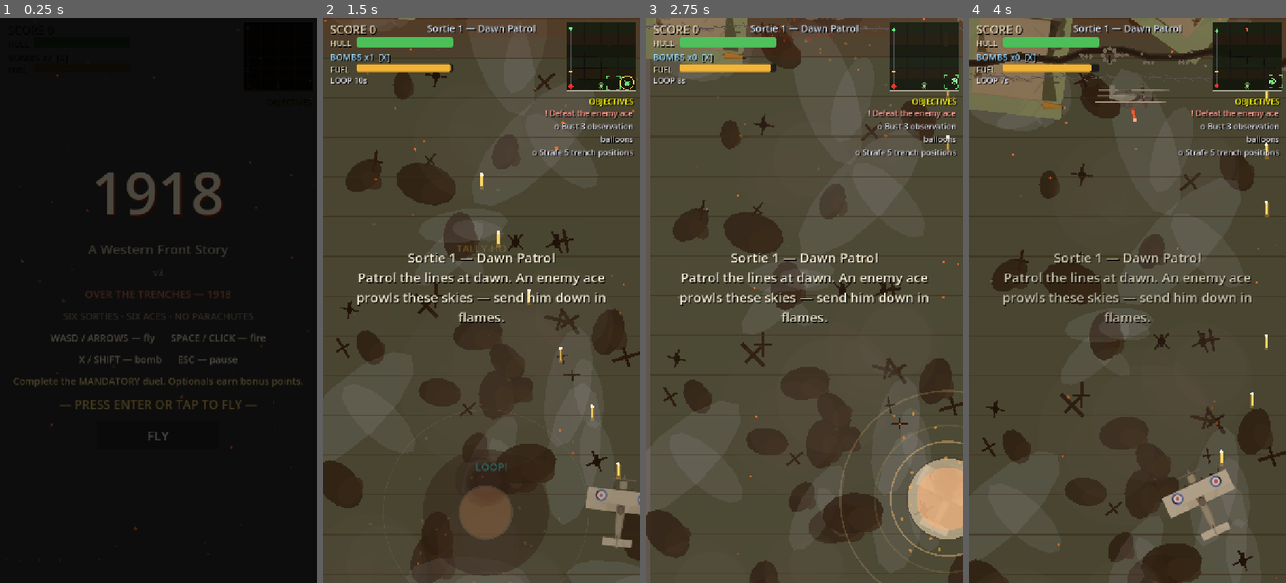
Above: before the commit, frames 1-4 (left to right).
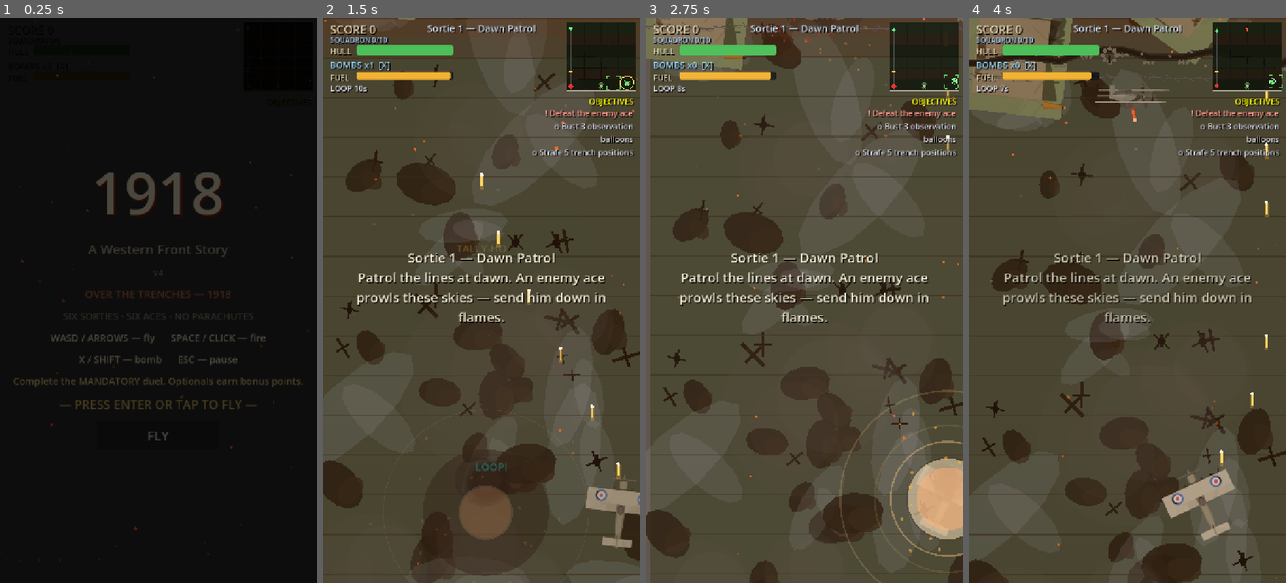
Above: after the commit, the same moments.

Repository: the-lucky-clover/1918-ace-of-aces
Game: Godot game, scene res://scenes/main.tscn
The game is run twice, just before and just after one commit, with the same random seed, the same clock (stepped at 60 frames per second) and the same inputs.
Inputs (mouse positions are in pixels of both pictures, inside the frame that each line leads up to):
- Up to frame 1 (0.25 s): no input
- Up to frame 2 (1.5 s): tap Enter (start_game) at 0.5 s; move the mouse to (551, 272) at 0.52 s; hold Right (move_right) 0.53-1.25 s; hold Space (fire) 0.53-1.25 s; tap X (bomb) at 0.6 s; click (551, 272) at 0.67 s; drag from (418, 328) to (598, 515) at 1.27 s
- Up to frame 3 (2.75 s): move the mouse to (836, 176) at 2.02 s; hold Right (move_right) from 2.03 s (still down); hold Q (loop) from 2.03 s (still down); tap X (bomb) at 2.3 s
- Up to frame 4 (4 s): release Right (move_right) at 2.75 s; release Q (loop) at 2.75 s; drag from (1111, 413) to (1270, 29) at 2.77 s; move the mouse to (1222, 385) at 3.52 s; hold Left (move_left) from 3.53 s (still down); hold Space (fire) from 3.53 s (still down); tap Q (loop) at 3.8 s

The runs differ from the first frame. In frame 1, less than 0.1% of the frame differs, in the area x 50-51%, y 45-46%; in frame 2, 2.4%, in the area x 2-42%, y 3-14%; in frame 3, 2.4%; in frame 4, 2.4%.

Commit message:
v4: squadron shoot-down goals + flicker/shutdown hardening (no intro popups, 194x rule)

Diff:
--- a/godot/scripts/background.gd
+++ b/godot/scripts/background.gd
@@ -94,6 +94,8 @@
 		locale = theme_name
 		items.clear()
 		var pool: Array = POOLS.get(theme_name, POOLS["nomansland"])
+		if pool.is_empty():
+			return  # defensive: never modulo by zero on an empty pool
 		var H := 1280.0
 		for i in 110:
 			var kind: String = pool[randi() % pool.size()]
--- a/godot/scripts/effects.gd
+++ b/godot/scripts/effects.gd
@@ -45,11 +45,17 @@
 
 
 ## White-hot flash on a CanvasItem, then back to normal.
+## Flicker guard: kill any in-flight flash on this item first.
 func hit_flash(item: CanvasItem) -> void:
 	if item == null or not is_instance_valid(item):
 		return
+	if item.has_meta("_flash_tween"):
+		var old: Tween = item.get_meta("_flash_tween")
+		if old != null and old.is_valid():
+			old.kill()
 	item.modulate = Color(3.0, 3.0, 3.0)
 	var tw := item.create_tween()
+	item.set_meta("_flash_tween", tw)
 	tw.tween_property(item, "modulate", Color.WHITE, 0.12)
 
 
--- a/godot/scripts/enemy.gd
+++ b/godot/scripts/enemy.gd
@@ -132,16 +132,20 @@
 		return
 	age += delta
 	var player := get_tree().get_first_node_in_group("player")
+	# morale break: a broken squadron flies ragged — wider weaves, earlier
+	# break-offs, sloppier gunnery. Subtle; the fight stays winnable.
+	var ragged := Global.squadron_broken and etype in ["triplane", "scout", "fighter", "bomber"]
 
 	match behavior:
 		"weave":
-			vel = Vector2(sin(age * 2.2 + weave_phase) * speed * 0.8, speed * 0.55)
+			vel = Vector2(sin(age * 2.2 + weave_phase) * speed * (1.08 if ragged else 0.8), speed * 0.55)
 		"dive":
 			if not diving and player and global_position.y > 120.0:
 				diving = true
 			if diving and player:
 				var want := (Vector2(player.global_position.x, player.global_position.y + 160.0) - global_position)
-				vel = want.normalized() * speed if want.length() > 8.0 else Vector2(0, speed)
+				var break_dist := 56.0 if ragged else 8.0
+				vel = want.normalized() * speed if want.length() > break_dist else Vector2(0, speed)
 			else:
 				vel = Vector2(0, speed * 0.7)
 		"heavy":
@@ -189,7 +193,7 @@
 			sprite.modulate = Color(2.2, 1.4, 1.4, sprite.modulate.a) if int(age * 24.0) % 2 == 0 else Color(1, 1, 1, sprite.modulate.a)
 			if windup <= 0.0:
 				sprite.modulate = Color(1, 1, 1, 1)
-				fire_cd = fire_interval * randf_range(0.85, 1.15)
+				fire_cd = fire_interval * randf_range(0.85, 1.15) * (1.2 if ragged else 1.0)
 				_fire(player)
 		else:
 			fire_cd -= delta
--- a/godot/scripts/global.gd
+++ b/godot/scripts/global.gd
@@ -6,7 +6,7 @@
 const GAME_TITLE: String = "1918"
 const GAME_TAGLINE: String = "A Western Front Story"
 ## Holistic build version — bumped by bin/bump-version.sh with every work action.
-const VERSION: String = "3"
+const VERSION: String = "4"
 
 const VIEW_W: float = 720.0
 const VIEW_H: float = 1280.0
@@ -35,6 +35,10 @@
 # Rises while the player holds still, decays with purposeful movement.
 var aa_heat := 0.0
 
+# --- Squadron morale: set when the player breaks the sortie's squadron ---
+# Remaining fighters fly ragged (read by scripts/enemy.gd). Reset per sortie.
+var squadron_broken := false
+
 
 ## Attach a fresh circle collision shape to an Area2D.
 static func make_circle(parent: Area2D, radius: float) -> CollisionShape2D:
--- a/godot/scripts/hud.gd
+++ b/godot/scripts/hud.gd
@@ -19,7 +19,10 @@
 var boss_label: Label
 var boss_bar: ProgressBar
 var brief_label: Label
+var squad_label: Label
 var _brief_tween: Tween = null
+var _score_tween: Tween = null  # flicker guard: one score flash at a time
+var _hull_tween: Tween = null   # flicker guard: one hull bleed at a time
 var _fuel_frac := 1.0
 var _blink := 0.0
 var _last_hp := 100.0
@@ -52,10 +55,13 @@
 
 
 func _build() -> void:
-	# score + sortie
+	# score + sortie + squadron shoot-down goal (tucked under the score)
 	score_label = _mk_label("SCORE 0", 26)
 	score_label.position = Vector2(16, 8)
 	add_child(score_label)
+	squad_label = _mk_label("SQUADRON 0/0", 16, Color(0.62, 0.78, 0.95))
+	squad_label.position = Vector2(16, 38)
+	add_child(squad_label)
 	sortie_label = _mk_label("", 22, Color(0.82, 0.86, 0.92))
 	sortie_label.position = Vector2(160, 8)
 	sortie_label.size = Vector2(400, 30)
@@ -63,14 +69,14 @@
 	add_child(sortie_label)
 	# hull bar
 	var hl := _mk_label("HULL", 18)
-	hl.position = Vector2(16, 44)
+	hl.position = Vector2(16, 62)
 	add_child(hl)
 	hull_bar = ProgressBar.new()
 	hull_bar.min_value = 0.0
 	hull_bar.max_value = 100.0
 	hull_bar.value = 100.0
 	hull_bar.show_percentage = false
-	hull_bar.position = Vector2(76, 44)
+	hull_bar.position = Vector2(76, 62)
 	hull_bar.custom_minimum_size = Vector2(220, 22)
 	hull_bar.size = Vector2(220, 22)
 	var bg := _bar_style(Color(0.05, 0.05, 0.06, 0.75))
@@ -80,18 +86,18 @@
 	add_child(hull_bar)
 	# bombs
 	bomb_label = _mk_label("BOMBS x2  [X]", 20, Color(0.6, 0.85, 1.0))
-	bomb_label.position = Vector2(16, 74)
+	bomb_label.position = Vector2(16, 92)
 	add_child(bomb_label)
 	# fuel gauge (atrophies with throttle; empty tank = dead engine)
 	fuel_label = _mk_label("FUEL", 18)
-	fuel_label.position = Vector2(16, 104)
+	fuel_label.position = Vector2(16, 122)
 	add_child(fuel_label)
 	fuel_bar = ProgressBar.new()
 	fuel_bar.min_value = 0.0
 	fuel_bar.max_value = 100.0
 	fuel_bar.value = 100.0
 	fuel_bar.show_percentage = false
-	fuel_bar.position = Vector2(76, 104)
+	fuel_bar.position = Vector2(76, 122)
 	fuel_bar.custom_minimum_size = Vector2(220, 18)
 	fuel_bar.size = Vector2(220, 18)
 	fuel_bar.add_theme_stylebox_override("background", _bar_style(Color(0.05, 0.05, 0.06, 0.75)))
@@ -100,7 +106,7 @@
 	add_child(fuel_bar)
 	# active power-ups / loop cooldown / wingmen
 	power_label = _mk_label("", 18, Color(0.85, 0.85, 0.9))
-	power_label.position = Vector2(16, 128)
+	power_label.position = Vector2(16, 146)
 	power_label.size = Vector2(560, 26)
 	add_child(power_label)
 	# minimap (top-right)
@@ -150,12 +156,26 @@
 
 func update_score(s: int) -> void:
 	if s > _last_score:
-		# arcade punch: the score label flashes on every gain
+		# arcade punch: the score label flashes on every gain.
+		# flicker guard: kill the previous flash so rapid gains never stack.
+		if _score_tween != null and _score_tween.is_valid():
+			_score_tween.kill()
 		score_label.modulate = Color(1.6, 1.5, 1.2)
-		var tw := create_tween()
-		tw.tween_property(score_label, "modulate", Color.WHITE, 0.25)
+		_score_tween = create_tween()
+		_score_tween.tween_property(score_label, "modulate", Color.WHITE, 0.25)
 	_last_score = s
 	score_label.text = "SCORE %d" % s
+
+
+## Squadron shoot-down goal: live "SQUADRON x/y" under the score; turns gold
+## with a broken banner when the squadron's morale breaks.
+func update_squadron(kills: int, goal: int, broken: bool) -> void:
+	if broken:
+		squad_label.text = "SQUADRON BROKEN!"
+		squad_label.add_theme_color_override("font_color", Color(1.0, 0.85, 0.35))
+	else:
+		squad_label.text = "SQUADRON %d/%d" % [kills, goal]
+		squad_label.add_theme_color_override("font_color", Color(0.62, 0.78, 0.95))
 
 
 func set_sortie_name(n: String) -> void:
@@ -171,10 +191,13 @@
 	var frac := clampf(hp / max_hp, 0.0, 1.0)
 	hull_bar.value = frac * 100.0
 	if hp < _last_hp:
-		# damage flash: the bar bleeds red for a beat
+		# damage flash: the bar bleeds red for a beat.
+		# flicker guard: kill the previous bleed so stacked hits never stack.
+		if _hull_tween != null and _hull_tween.is_valid():
+			_hull_tween.kill()
 		hull_bar.modulate = Color(2.2, 0.7, 0.7)
-		var tw := create_tween()
-		tw.tween_property(hull_bar, "modulate", Color.WHITE, 0.3)
+		_hull_tween = create_tween()
+		_hull_tween.tween_property(hull_bar, "modulate", Color.WHITE, 0.3)
 	_last_hp = hp
 	if frac > 0.5:
 		hull_fill.bg_color = Color(0.3, 0.75, 0.35)
--- a/godot/scripts/main.gd
+++ b/godot/scripts/main.gd
@@ -27,6 +27,11 @@
 var last_tap_t := -10.0         # double-tap -> loop-de-loop
 var strafe_streak := 0          # consecutive trench strafes
 var strafe_window := 0.0        # streak window (seconds)
+var squad_kills := 0            # squadron aircraft downed this sortie
+var squad_goal := 0             # attainable break-point (~55% of strength)
+var squad_strength := 0         # nominal fighter-wave strength
+var squad_bonus := 0            # points for breaking the squadron
+var squad_broken := false       # morale broken: remaining fighters fly ragged
 var mood_rect: ColorRect         # time-of-day mood tint overlay
 
 var camera: Camera2D
@@ -37,6 +42,7 @@
 var _cine_mode := ""         # "takeoff" | "landing"
 var _weather: Node2D = null  # per-sortie dynamic weather (wind/rain/storm)
 var still_t := 0.0           # camping clock: stillness feeds Archie's accuracy
+var _fade_tween: Tween = null  # flicker guard: one fade tween at a time
 
 
 func _ready() -> void:
@@ -104,8 +110,12 @@
 
 
 func _fade_to(alpha: float, dur: float) -> void:
-	var tw := create_tween()
-	tw.tween_property(fade, "color:a", alpha, dur)
+	# flicker guard: kill the previous fade before starting a new one so two
+	# tweens never fight over the fade alpha in the same frame
+	if _fade_tween != null and _fade_tween.is_valid():
+		_fade_tween.kill()
+	_fade_tween = create_tween()
+	_fade_tween.tween_property(fade, "color:a", alpha, dur)
 
 
 func _flash_white() -> void:
@@ -155,6 +165,13 @@
 	# Archie starts cold every sortie
 	still_t = 0.0
 	Global.aa_heat = 0.0
+	# squadron shoot-down goal: attainable break-point for the fighter waves
+	squad_strength = Sorties.squadron_strength(s)
+	squad_goal = Sorties.squadron_goal(s)
+	squad_bonus = Sorties.squadron_bonus(i)
+	squad_kills = 0
+	squad_broken = false
+	Global.squadron_broken = false
 	# sun rig: shadows follow the sortie's takeoff time
 	Sun.shadow_offset = Sun.shadow_for_takeoff(String(s.get("takeoff", "12:00")))
 	mood_rect.color = Sun.mood_tint(String(s.get("takeoff", "12:00")))
@@ -167,6 +184,7 @@
 	hud.set_objectives(objectives)
 	hud.hide_boss()
 	hud.set_minimap_theme(String(s["theme"]))
+	hud.update_squadron(0, squad_goal, false)
 	# wave schedule
 	schedule.clear()
 	for w in s["waves"]:
@@ -234,6 +252,11 @@
 		"objectives": objectives,
 		"score": score,
 		"campaign_done": debrief_win and last,
+		"squad_kills": squad_kills,
+		"squad_goal": squad_goal,
+		"squad_strength": squad_strength,
+		"squad_broken": squad_broken,
+		"squad_bonus": squad_bonus,
 	})
 
 
@@ -390,6 +413,18 @@
 		return
 	score += int(e.score_value)
 	FX.popup(world, e.global_position, "+%d" % int(e.score_value), Color.WHITE)
+	# squadron shoot-down goal: fighter-wave kills count; breaking the
+	# squadron rattles the survivors (morale break = ragged flying)
+	if String(e.etype) in Sorties.SQUADRON_TYPES:
+		squad_kills += 1
+		if not squad_broken and squad_kills >= squad_goal:
+			squad_broken = true
+			Global.squadron_broken = true
+			score += squad_bonus
+			FX.popup(world, Vector2(Global.VIEW_W * 0.5, Global.VIEW_H * 0.38),
+				"SQUADRON BROKEN!  +%d" % squad_bonus, Color(1.0, 0.85, 0.3))
+			FX.add_trauma(0.25)
+		$HUDLayer.update_squadron(squad_kills, squad_goal, squad_broken)
 	var sec_id := ""
 	match String(e.etype):
 		"balloon":
--- a/godot/scripts/menus.gd
+++ b/godot/scripts/menus.gd
@@ -191,6 +191,14 @@
 		else:
 			debrief_vbox.add_child(_label("> x OPTIONAL: %s  (%d/%d)" % [String(o["text"]), int(o["progress"]), int(o["target"])], 21, Color(0.6, 0.57, 0.5)))
 	debrief_vbox.add_child(_label("> FINAL SCORE  %d" % int(data["score"]), 30, Color(0.95, 0.85, 0.55)))
+	# squadron shoot-down goal: kills vs the break-point, bonus when broken
+	var sk := int(data.get("squad_kills", 0))
+	var sg := int(data.get("squad_goal", 0))
+	if sg > 0:
+		if bool(data.get("squad_broken", false)):
+			debrief_vbox.add_child(_label("> v SQUADRON: %d/%d DOWN — BROKEN  (+%d)" % [sk, sg, int(data.get("squad_bonus", 0))], 21, Color(1.0, 0.85, 0.4)))
+		else:
+			debrief_vbox.add_child(_label("> x SQUADRON: %d/%d down (goal %d)" % [sk, sg, sg], 21, Color(0.6, 0.57, 0.5)))
 	if bool(data["campaign_done"]):
 		debrief_next_btn.text = "RETURN TO TITLE"
 	elif bool(data["win"]):
--- a/godot/scripts/sortie_data.gd
+++ b/godot/scripts/sortie_data.gd
@@ -25,6 +25,31 @@
 	"THE JESTER",
 	"THE GHOST",
 ]
+
+# Fighter-wave aircraft that count as the enemy squadron for shoot-down
+# goals (194x-style: the duel in the sky; balloons/zeppelins/ground targets
+# belong to the secondary objectives instead).
+const SQUADRON_TYPES: Array = ["triplane", "scout", "fighter", "bomber"]
+
+
+## Nominal squadron strength: total fighter-wave aircraft in the sortie.
+static func squadron_strength(sortie: Dictionary) -> int:
+	var n := 0
+	for w in sortie["waves"]:
+		if String(w["type"]) in SQUADRON_TYPES:
+			n += int(w["count"])
+	return n
+
+
+## Break-point goal: an attainable ~55% of the squadron. A decent run hits
+## it; a great run exceeds it.
+static func squadron_goal(sortie: Dictionary) -> int:
+	return int(ceil(squadron_strength(sortie) * 0.55))
+
+
+## Squadron-break bonus, escalating by sortie index.
+static func squadron_bonus(sortie_index: int) -> int:
+	return 400 + 100 * sortie_index
 
 const SORTIES: Array = [
 	{
Not shown, changed: 1918-ace-of-aces.html
Not shown, changed: CHANGELOG.md
Not shown, changed: QA/reports/2026-10-04.md
Not shown, changed: QA/run-nightly.sh
Not shown, changed: VERSION
Not shown, changed: godot/BUILD-NOTES.md
